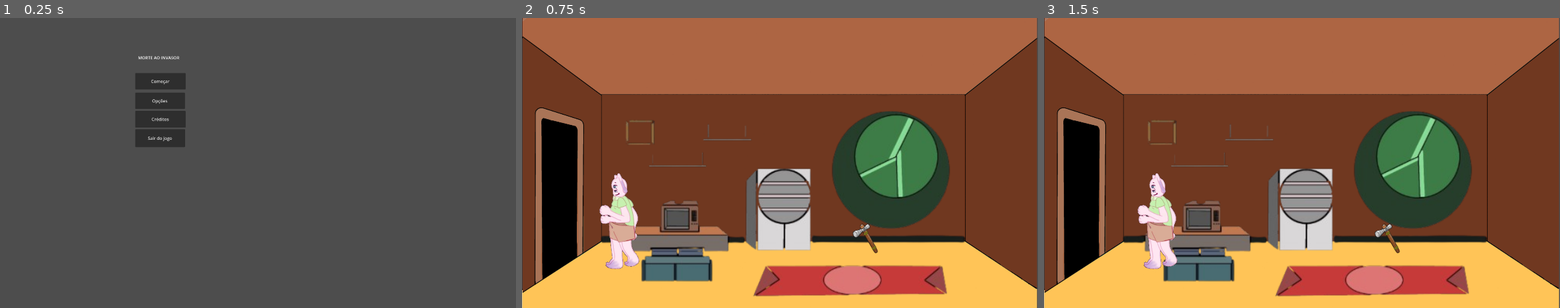
Above: before the commit, frames 1-3 (left to right).
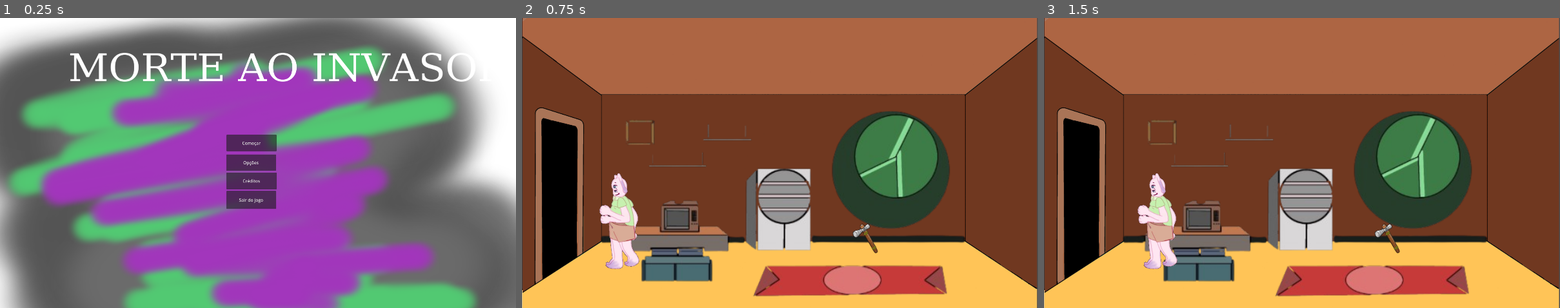
Above: after the commit, the same moments.

Repository: devklebinho/morte-ao-invasor
Game: Godot game, scene res://Scenes/main_menu.tscn
Two runs of this game, one before a commit and one after it. Both use one fixed random seed, a clock stepped at 60 frames per second and the inputs below.
Inputs:
- Up to frame 1 (0.25 s): no input
- Up to frame 2 (0.75 s): click "Começar" at 0.5 s
- Up to frame 3 (1.5 s): tap Enter at 1.25 s; hold Right (ui_right) from 1.28 s (still down); hold E (Interact) from 1.28 s (still down)

The runs differ from the first frame. In frame 1, 81% of the frame differs, in the area x 0-100%, y 0-100%; in frame 2, nothing differs; in frame 3, nothing differs.

Commit message:
audio set

Diff:
--- a/Scenes/main_menu.tscn
+++ b/Scenes/main_menu.tscn
@@ -1,56 +1,81 @@
 [gd_scene format=3 uid="uid://dolb8idiuqi30"]
 
 [ext_resource type="Script" uid="uid://cn5qbkc4bahth" path="res://Scripts/Managers/MainMenu.gd" id="1_28flt"]
+[ext_resource type="Texture2D" uid="uid://dlprkmrn1vlq7" path="res://Arts/UI/Background.png" id="1_48xlc"]
+
+[sub_resource type="FontFile" id="FontFile_opfnp"]
+cache/0/variation_coordinates = {}
+cache/0/face_index = 0
+cache/0/embolden = 0.0
+cache/0/transform = Transform2D(1, 0, 0, 1, 0, 0)
+cache/0/spacing_top = 0
+cache/0/spacing_bottom = 0
+cache/0/spacing_space = 0
+cache/0/spacing_glyph = 0
+cache/0/baseline_offset = 0.0
+cache/0/16/0/ascent = 0.0
+cache/0/16/0/descent = 0.0
+cache/0/16/0/underline_position = 0.0
+cache/0/16/0/underline_thickness = 0.0
+cache/0/16/0/scale = 1.0
+cache/0/150/0/ascent = 0.0
+cache/0/150/0/descent = 0.0
+cache/0/150/0/underline_position = 0.0
+cache/0/150/0/underline_thickness = 0.0
+cache/0/150/0/scale = 1.0
 
 [node name="MainMenu" type="Node2D" unique_id=133359958]
 
+[node name="Background" type="Sprite2D" parent="." unique_id=1021618488]
+texture = ExtResource("1_48xlc")
+centered = false
+
 [node name="Title" type="Label" parent="." unique_id=1258612795]
-offset_left = 514.0
-offset_top = 137.0
-offset_right = 671.0
-offset_bottom = 160.0
+offset_left = 254.0
+offset_top = 123.00006
+offset_right = 1722.0
+offset_bottom = 328.00006
 scale = Vector2(0.9784227, 0.94117564)
+theme_override_fonts/font = SubResource("FontFile_opfnp")
+theme_override_font_sizes/font_size = 150
 text = "MORTE AO INVASOR"
+horizontal_alignment = 1
 
 [node name="ButtonManager" type="Control" parent="." unique_id=583084044]
 layout_mode = 3
 anchors_preset = 0
-offset_left = 63.0
-offset_top = 44.0
-offset_right = 98.0
-offset_bottom = 81.0
+offset_left = 842.0
+offset_top = 438.0
+offset_right = 877.0
+offset_bottom = 475.0
 script = ExtResource("1_28flt")
 
 [node name="Start" type="Button" parent="ButtonManager" unique_id=1011434973]
 layout_mode = 0
-offset_left = 440.0
-offset_top = 161.0
-offset_right = 628.0
-offset_bottom = 222.0
+offset_top = -3.0
+offset_right = 188.0
+offset_bottom = 58.0
 text = "Começar"
 
 [node name="Options" type="Button" parent="ButtonManager" unique_id=553680221]
 layout_mode = 0
-offset_left = 440.0
-offset_top = 234.0
-offset_right = 625.0
-offset_bottom = 295.0
+offset_top = 70.0
+offset_right = 185.0
+offset_bottom = 131.0
 text = "Opções"
 
 [node name="Credits" type="Button" parent="ButtonManager" unique_id=794751820]
 layout_mode = 0
-offset_left = 440.0
-offset_top = 302.0
-offset_right = 628.0
-offset_bottom = 364.0
+offset_top = 138.0
+offset_right = 188.0
+offset_bottom = 200.0
 text = "Créditos"
 
 [node name="Quit" type="Button" parent="ButtonManager" unique_id=1600616541]
 layout_mode = 0
-offset_left = 440.0
-offset_top = 370.0
-offset_right = 626.0
-offset_bottom = 437.0
+offset_top = 206.0
+offset_right = 186.0
+offset_bottom = 273.0
 text = "Sair do jogo"
 
 [connection signal="pressed" from="ButtonManager/Start" to="ButtonManager" method="_on_start_pressed"]
--- a/Scripts/Managers/MainMenu.gd
+++ b/Scripts/Managers/MainMenu.gd
@@ -1,4 +1,7 @@
 extends Node
+
+func _ready():
+	MusicManager.play_music(preload("res://Audio/looperman-l-0623169-0433560-pure-souls-synths-part1-nofuk.ogg"))
 
 func _on_start_pressed() -> void:
 	get_tree().change_scene_to_file("res://Scenes/gameplay.tscn")
--- /dev/null
+++ b/Scripts/Managers/MusicManager.gd
@@ -0,0 +1,51 @@
+extends Node
+# ============================================================
+# MUSIC MANAGER
+# ============================================================
+# Gerencia a música de fundo do jogo.
+# Deve ser registrado como Autoload para persistir entre cenas.
+
+# Player de áudio que toca a música
+var music_player: AudioStreamPlayer
+
+# Guarda a música atual para evitar reiniciar a mesma faixa
+var current_music: AudioStream = null
+
+
+func _ready():
+	# Cria o player de áudio dinamicamente
+	music_player = AudioStreamPlayer.new()
+	add_child(music_player)
+
+
+# ============================================================
+# MÉTODOS PÚBLICOS
+# ============================================================
+
+# Toca uma música. Se a mesma já estiver tocando, não faz nada.
+func play_music(stream: AudioStream, volume_db: float = 0.0):
+	# Se for a mesma música e já está tocando, ignora
+	if current_music == stream and music_player.playing:
+		return
+
+	current_music = stream
+	music_player.stream = stream
+	music_player.volume_db = volume_db
+	music_player.play()
+
+
+# Para a música atual.
+func stop_music():
+	music_player.stop()
+	current_music = null
+
+
+# Ajusta o volume da música (em decibéis).
+# -80 = mudo, 0 = volume máximo.
+func set_volume(volume_db: float):
+	music_player.volume_db = volume_db
+
+
+# Verifica se a música está tocando.
+func is_playing() -> bool:
+	return music_player.playing
--- /dev/null
+++ b/default_bus_layout.tres
@@ -0,0 +1,9 @@
+[gd_resource type="AudioBusLayout" format=3 uid="uid://bfbft01x0kwp2"]
+
+[resource]
+bus/1/name = &"Music"
+bus/1/solo = false
+bus/1/mute = false
+bus/1/bypass_fx = false
+bus/1/volume_db = 0.0
+bus/1/send = &"Master"
--- a/project.godot
+++ b/project.godot
@@ -19,6 +19,10 @@
 
 buses/default_bus_layout=""
 
+[autoload]
+
+MusicManager="*uid://dl3m4p03wbb3q"
+
 [display]
 
 window/size/viewport_width=1920
@@ -34,7 +38,6 @@
 [global_group]
 
 Player=""
-CameraGlobal=""
 
 [input]
 
Binary file added: Arts/UI/Background.png
Not shown, added: Arts/UI/Background.png.import
Not shown, added: Audio/Clement Panchout _ The Sicko Gecko.wav.import
Not shown, added: Audio/looperman-l-0623169-0433560-pure-souls-synths-part1-nofuk.ogg.import
Not shown, added: Scripts/Managers/MusicManager.gd.uid
Not shown, added: Audio/Clement Panchout _ The Sicko Gecko.wav
Not shown, added: Audio/looperman-l-0623169-0433560-pure-souls-synths-part1-nofuk.ogg
